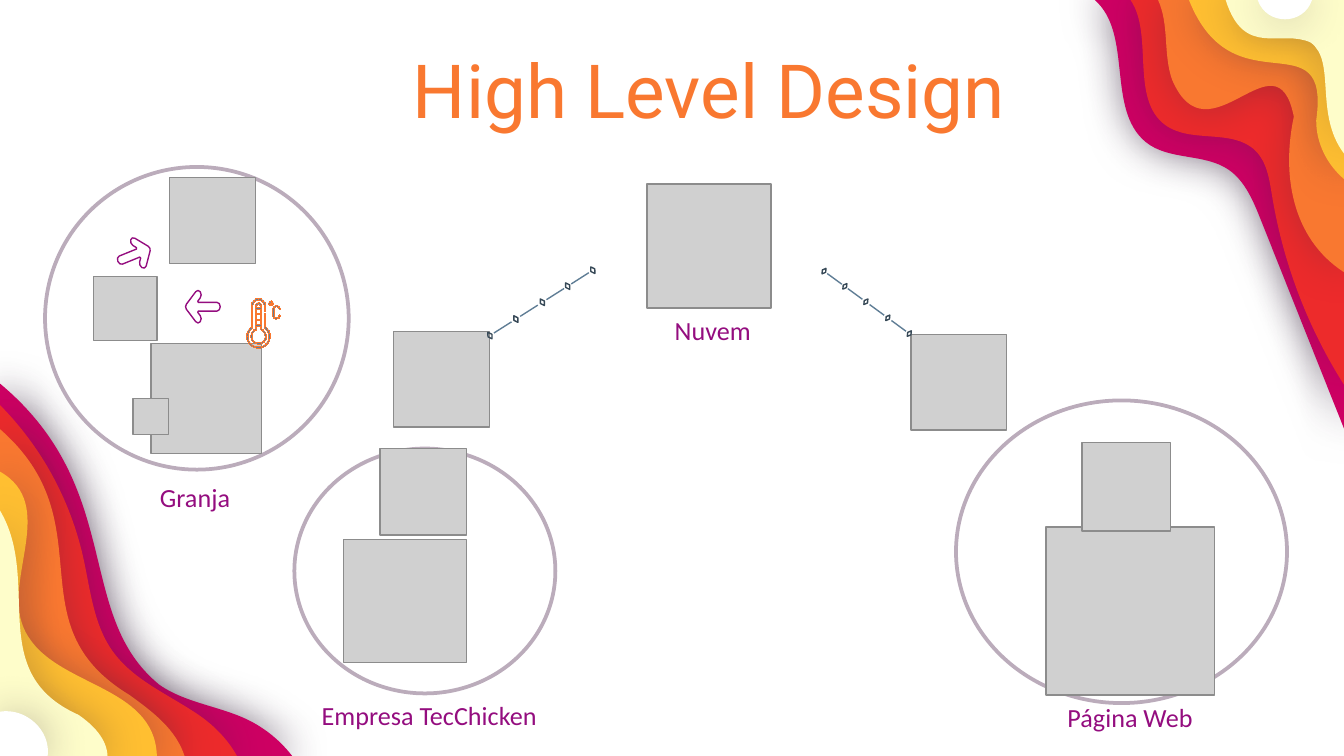
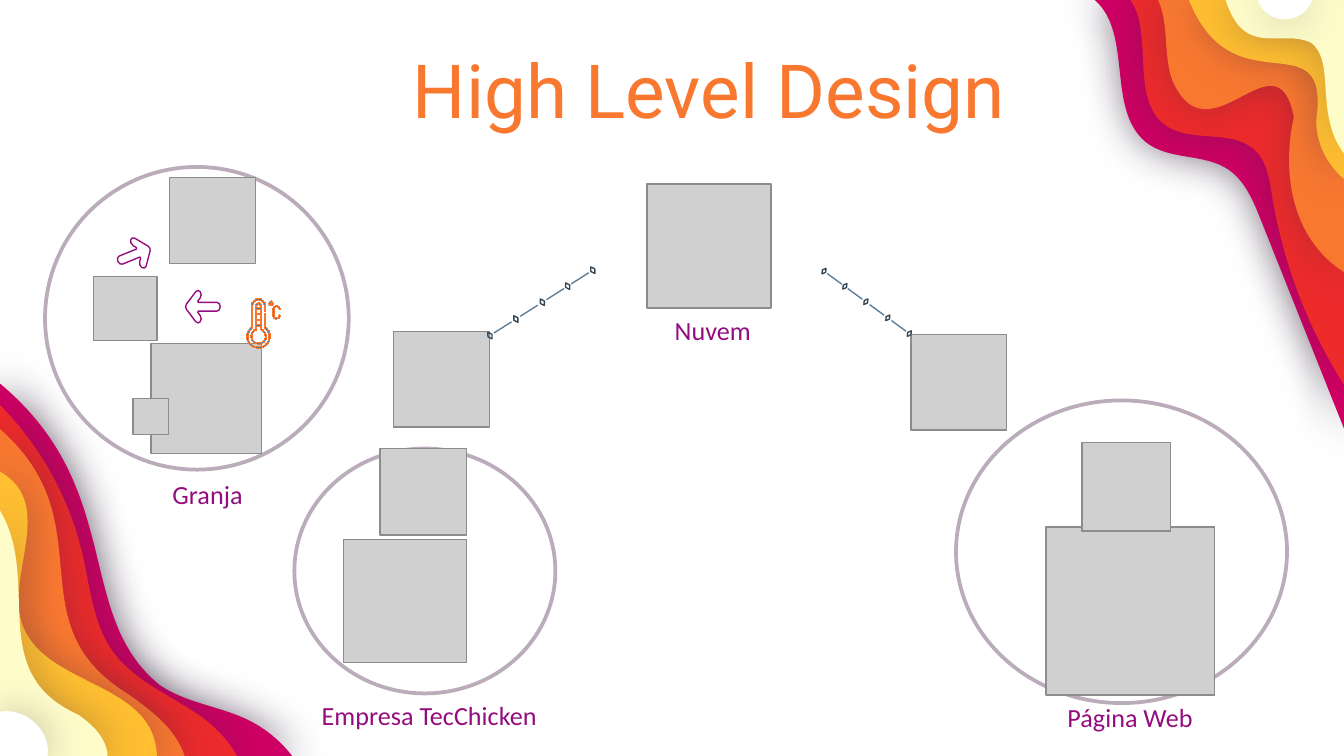
Before and after one commit to GustavoQuaresma/TECCHICKEN-DOCUMENTACAO, a slide deck: slide 4 of SPRINT2/slide pi - Copia.pptx. Drawn at 1344x756 pixels with LibreOffice and Linux fonts; fonts in the diff are those of the drawing; grey boxes stand for pictures. Boxes give left, top, right and bottom in pixels: in the first picture for what was removed or moved away, otherwise in the second. Text is boxed around its words. In the diff, an @@ line names an element or a change of style, - is before the commit and + after.

Commit message:
deixando ppt dinâmico

```diff
--- a/SPRINT2/slide pi - Copia.pptx
+++ b/SPRINT2/slide pi - Copia.pptx
@@ text "Granja": place and size @@
-text "Granja" at <box>160,489,230,512</box>
+text "Granja" at <box>172,486,242,509</box>
```
